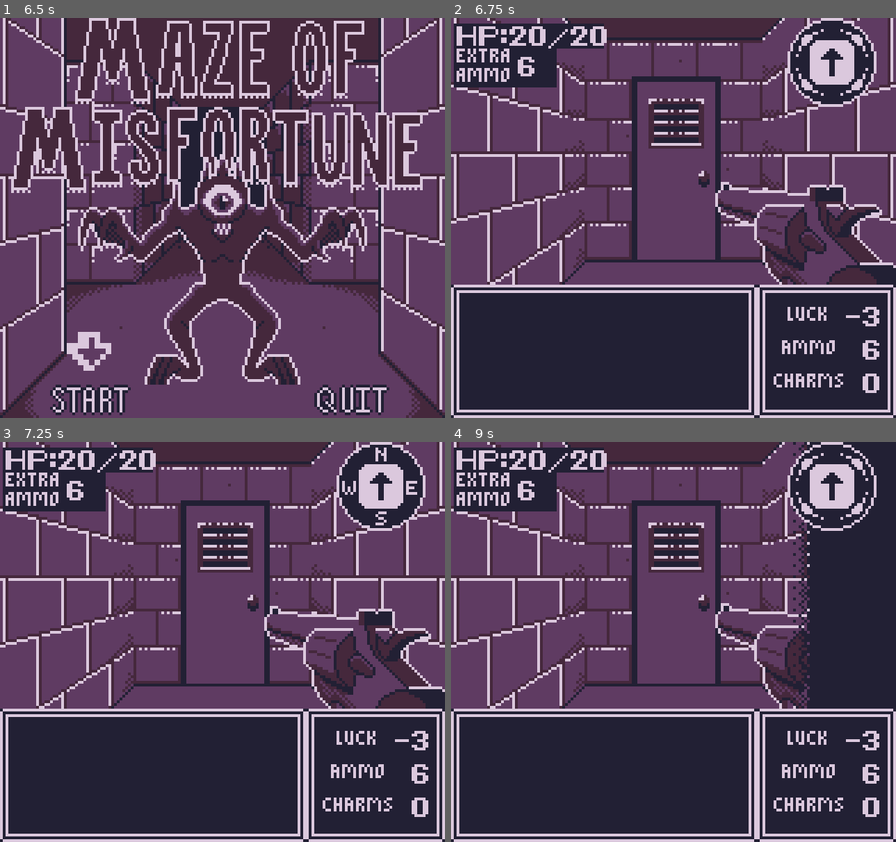
Above: before the commit, frames 1-4 (two rows, left to right).
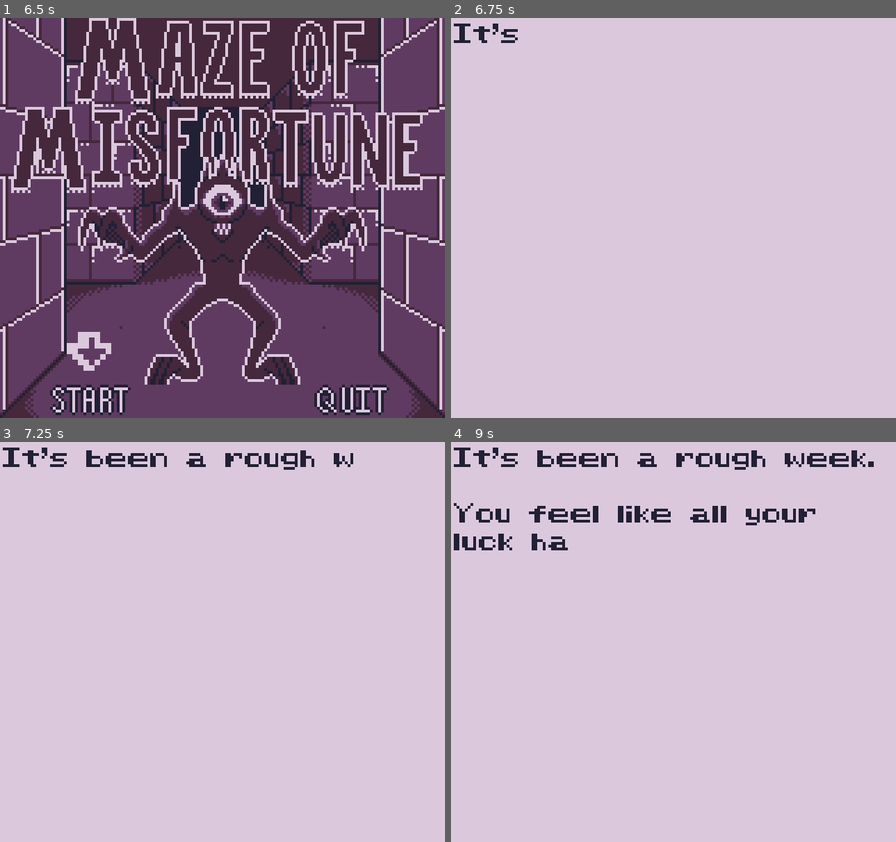
Above: after the commit, the same moments.

Repository: GartTheSkeleton/GameboyDungeon
Game: Godot game, scene res://src/Game/title_screen.tscn
Same seed, same stepped clock (60 frames per second), same inputs: the game is played once before the commit and once after it. This scene is started directly instead of the project's main scene.
Inputs:
- Up to frame 1 (6.5 s): hold Right (Right) 0.53-1.28 s; tap Z (A) at 0.6, 1.55, 2.1, 3.05, 3.6, 4.55, 5.1, 6.05 s; tap X (B) at 0.8, 1.35, 2.3, 2.85, 3.8, 4.35, 5.3, 5.85 s; hold Down (Down) 1.28-2.03 s; hold Right (Right) 2.03-2.78 s; hold Up (Up) 2.78-3.53 s; tap Enter at 3.5, 5.75 s; hold Left (Left) 3.53-5.03 s; tap Space at 5 s; hold Down (Down) 5.03-5.78 s; hold Right (Right) from 5.78 s (still down)
- Up to frame 2 (6.75 s): release Right (Right) at 6.53 s; hold Up (Up) from 6.53 s (still down); tap Z (A) at 6.6 s
- Up to frame 3 (7.25 s): keep holding Up (Up); tap X (B) at 6.8 s
- Up to frame 4 (9 s): release Up (Up) at 7.28 s; hold Right (Right) 7.28-8.03 s; tap X (B) at 7.35, 8.3, 8.85 s; tap Z (A) at 7.55, 8.1 s; hold Down (Down) 8.03-8.78 s; hold Left (Left) from 8.78 s (still down)

Frame 1 is identical in both runs. In frame 2, 88% of the frame differs, in the area x 0-100%, y 0-100%; in frame 3, 88%; in frame 4, 89%.

Commit message:
intro scene

Diff:
--- a/src/Game/title_screen.gd
+++ b/src/Game/title_screen.gd
@@ -4,23 +4,33 @@
 
 @onready var logo1 = $Sprite2D
 @onready var powerOnSound = $AudioStreamPlayer2D
+@onready var song = $Song
 @onready var titleScreen = $"Title Screen Panel"
 @onready var enemySprite = $"Title Screen Panel/Enemy"
 @onready var creditScreen = $Credits
 @onready var pointer = $"Title Screen Panel/Label"
+@onready var intro = $Intro
+@onready var intro2 = $Intro2
+@onready var introPanel = $IntroPanel
 var loading = true
 var waitTimer = 82
+var waitTimer2 = 82
 var enemyType : int
 var enemyAnimationTimer = 100
 var state = 0
 var pointerPos = 1
+var introTimer = 0
+var startgame = false
+var clicksound = false
+var songplayed = false
 
 func _ready() -> void:
 	titleScreen.visible = false
 	randomize()
 	enemyType = [1,2,3].pick_random()
 
-func _process(delta: float) -> void:
+func _physics_process(delta: float) -> void:
+	song.volume_db = .5
 	if state == 0:
 		if logo1.global_position.y < 72:
 			logo1.global_position.y += 30*delta
@@ -41,6 +51,9 @@
 			state = 2
 			creditScreen.visible = false
 			titleScreen.visible = true
+			if songplayed == false:
+				song.play()
+				songplayed = true
 			waitTimer = 4
 			if enemySprite.animation != str(enemyType):
 				enemySprite.play(str(enemyType))
@@ -69,11 +82,67 @@
 		if Input.is_action_just_pressed("A"):
 			match pointerPos:
 				1:
-					var newgame = game.instantiate()
-					add_sibling(newgame)
-					queue_free()
-		match pointerPos:
-			1:
-				pointer.position.x = 24
-			2:
-				pointer.position.x = 118
+					startgame = true
+					titleScreen.visible = false
+		if startgame == false:
+			match pointerPos:
+				1:
+					pointer.position.x = 24
+				2:
+					pointer.position.x = 118
+		else:
+			introCutscene(delta)
+			#if intro.visible_characters < intro.get_total_character_count():
+				#intro.visible_characters += 1
+				#waitTimer = 90
+			#else:
+				#waitTimer -= 1
+				#if introPanel.visible == false:
+					#introPanel.visible = true
+				#if waitTimer <= 0:
+					#if intro2.visible_characters < intro2.get_total_character_count():
+						#intro2.visible_characters += 1
+						#waitTimer2 = 90
+				#else:
+					#waitTimer2 -= 1
+					#if waitTimer2 <= 0:
+						#ready = true
+			#if ready == true:
+				#var newgame = game.instantiate()
+				#add_sibling(newgame)
+				#queue_free()
+
+func introCutscene(delta):
+	var ready = false
+	introTimer += delta
+	if introTimer >= .03:
+		introTimer = 0
+		print("CLICK")
+		if intro.visible_characters < intro.get_total_character_count():
+			intro.visible_characters += 1
+			click()
+			waitTimer = 60
+		elif intro2.visible_characters < intro2.get_total_character_count():
+			waitTimer -= 1
+
+			if waitTimer <= 0:
+				if introPanel.visible == false:
+					introPanel.visible = true
+				intro2.visible_characters += 1
+				click()
+				waitTimer2 = 60
+		else:
+			waitTimer2 -= 1
+			if waitTimer2 <= 0:
+				ready = true
+		if ready == true:
+			var newgame = game.instantiate()
+			add_sibling(newgame)
+			queue_free()
+
+func click():
+	if clicksound == true:
+		$Click.pitch_scale = [.9,1,1.1].pick_random()
+		#$Click.play()
+	if clicksound == false:
+		clicksound = true
--- a/src/Game/title_screen.tscn
+++ b/src/Game/title_screen.tscn
@@ -1,8 +1,10 @@
-[gd_scene load_steps=30 format=3 uid="uid://b50uateaxhv0i"]
+[gd_scene load_steps=35 format=3 uid="uid://b50uateaxhv0i"]
 
 [ext_resource type="Script" uid="uid://djtf710hwpir8" path="res://src/Game/title_screen.gd" id="1_ak2if"]
 [ext_resource type="Texture2D" uid="uid://cx283gtqhmw3f" path="res://src/Assets/VFX/logo.png" id="2_ig5kc"]
 [ext_resource type="AudioStream" uid="uid://dlmwu0wjhcav4" path="res://src/Assets/SFX/poweron.wav" id="3_jxihu"]
+[ext_resource type="AudioStream" uid="uid://b4jseya2snsvl" path="res://src/Assets/SFX/click.wav" id="4_l8me3"]
+[ext_resource type="AudioStream" uid="uid://cg52g0ylgwdnh" path="res://src/Assets/SFX/dungeon dance.mp3" id="4_t0t5u"]
 [ext_resource type="Texture2D" uid="uid://b06a6xs8xqca5" path="res://src/Assets/TilePanels/hallway_left.png" id="4_wehae"]
 [ext_resource type="Texture2D" uid="uid://hkne3xtsjqmx" path="res://src/Assets/TilePanels/hallway_right.png" id="5_cu413"]
 [ext_resource type="Texture2D" uid="uid://bu665ycj0tvvx" path="res://src/Assets/TilePanels/hallway_center.png" id="6_8i0xu"]
@@ -21,6 +23,8 @@
 [ext_resource type="Texture2D" uid="uid://kdohq3c40hib" path="res://src/Assets/Entities/slime_hurt.png" id="18_l8me3"]
 [ext_resource type="Texture2D" uid="uid://c0fq8sm2ny5dh" path="res://src/Assets/Entities/slime_attack.png" id="19_t0t5u"]
 [ext_resource type="FontFile" uid="uid://cbrvjg6nqn571" path="res://src/Assets/Fonts/Nudge Orb.ttf" id="20_0vaei"]
+[ext_resource type="LabelSettings" uid="uid://c00xyupivrw0x" path="res://src/Assets/Definitions/Resoures/message_label_settings.tres" id="22_0bn4c"]
+[ext_resource type="Texture2D" uid="uid://bs35ccod5k130" path="res://src/Assets/VFX/overlay.png" id="23_l8me3"]
 
 [sub_resource type="AtlasTexture" id="AtlasTexture_0hol4"]
 atlas = ExtResource("2_ig5kc")
@@ -150,6 +154,13 @@
 "speed": 5.0
 }]
 
+[sub_resource type="LabelSettings" id="LabelSettings_t0t5u"]
+line_spacing = 1.0
+font = ExtResource("20_0vaei")
+font_size = 8
+font_color = Color(0.133333, 0.12549, 0.203922, 1)
+outline_color = Color(0.858824, 0.784314, 0.866667, 1)
+
 [node name="Node2D" type="Node2D"]
 script = ExtResource("1_ak2if")
 
@@ -159,6 +170,14 @@
 
 [node name="AudioStreamPlayer2D" type="AudioStreamPlayer2D" parent="."]
 stream = ExtResource("3_jxihu")
+
+[node name="Song" type="AudioStreamPlayer2D" parent="."]
+stream = ExtResource("4_t0t5u")
+
+[node name="Click" type="AudioStreamPlayer2D" parent="."]
+stream = ExtResource("4_l8me3")
+volume_db = -10.0
+pitch_scale = 0.74
 
 [node name="Title Screen Panel" type="Node2D" parent="."]
 visible = false
@@ -203,3 +222,45 @@
 visible = false
 position = Vector2(80, 72)
 sprite_frames = SubResource("SpriteFrames_386ki")
+
+[node name="Intro" type="Label" parent="."]
+offset_left = 1.0
+offset_top = 1.0
+offset_right = 159.0
+offset_bottom = 143.0
+text = "It's been a rough week.
+
+You feel like all your luck has dried up.
+
+First you lost your wallet, then you lost your job, then you got lost in the wilderness.
+
+Then, just when things couldn't get any worse..."
+label_settings = SubResource("LabelSettings_t0t5u")
+autowrap_mode = 3
+visible_characters = 0
+visible_ratio = 0.0
+
+[node name="Intro2" type="Label" parent="."]
+offset_left = 1.0
+offset_top = 1.0
+offset_right = 159.0
+offset_bottom = 143.0
+text = "You fell into a hole...
+
+Now you're alone in some dark tunnel.
+
+You can hear things moving in the dark.
+
+At least you have your gun.
+
+Maybe there's a way out of here."
+label_settings = ExtResource("22_0bn4c")
+autowrap_mode = 3
+visible_characters = 0
+visible_ratio = 0.0
+
+[node name="IntroPanel" type="Sprite2D" parent="."]
+visible = false
+z_index = -1
+position = Vector2(80, 72)
+texture = ExtResource("23_l8me3")
Not shown, added: src/Assets/SFX/dungeon dance.mp3.import
Not shown, added: src/Assets/SFX/dungeon dance.mp3
